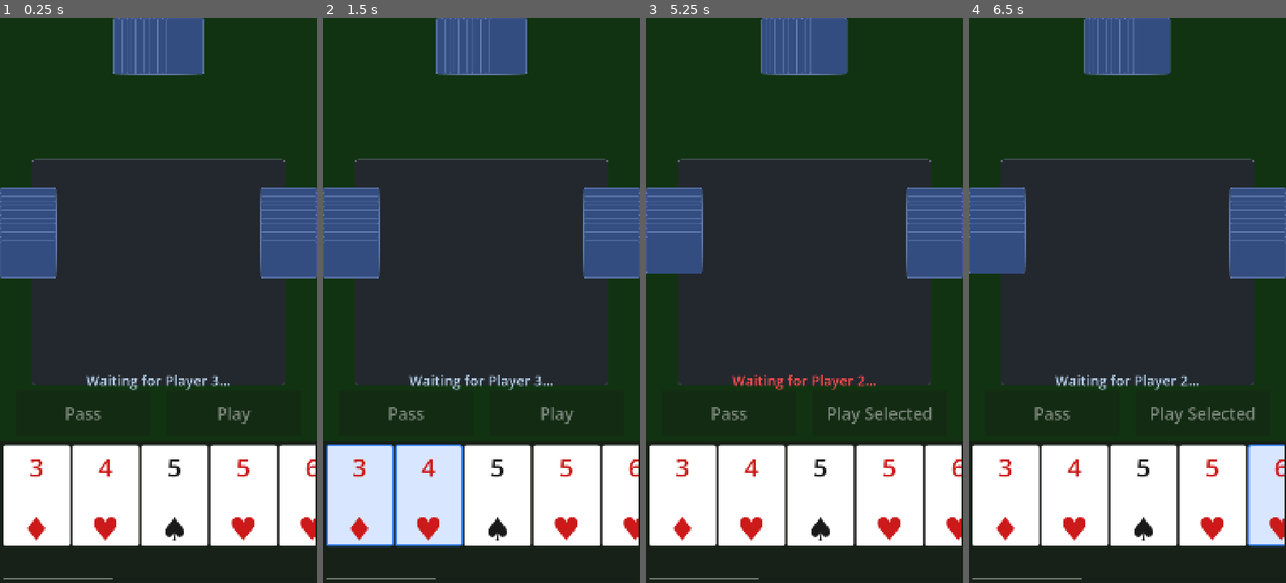
Above: before the commit, frames 1-4 (left to right).
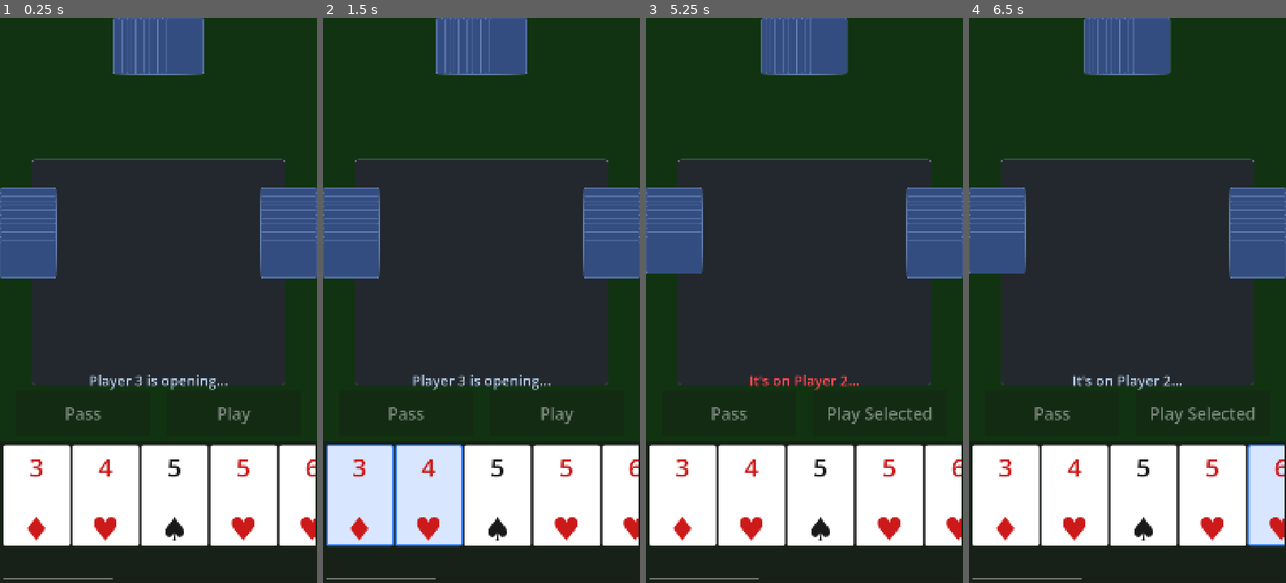
Above: after the commit, the same moments.

Repository: binhrobles/thirteen
Game: Godot game, scene res://scenes/main.tscn
Two runs of this game, one before a commit and one after it. Both use one fixed random seed, a clock stepped at 60 frames per second and the inputs below.
Inputs (mouse positions are in pixels of both pictures, inside the frame that each line leads up to):
- Up to frame 1 (0.25 s): no input
- Up to frame 2 (1.5 s): tap Enter at 0.5 s; move the mouse to (361, 498) at 0.52 s; click (361, 498) at 0.67 s; tap Space at 1.25 s; move the mouse to (427, 498) at 1.27 s; click (427, 498) at 1.42 s
- Up to frame 3 (5.25 s): tap Enter at 2 s; move the mouse to (820, 498) at 2.02 s; click (820, 498) at 2.17 s; tap Space at 2.75 s; move the mouse to (890, 498) at 2.77 s; click (890, 498) at 2.92 s; click "Play Selected" at 3.5 s; click "Play Selected" at 4.25 s; click "Pass" at 5 s
- Up to frame 4 (6.5 s): move the mouse to (1282, 498) at 5.77 s; click (1282, 498) at 5.92 s

The runs differ from the first frame. In frame 1, 0.6% of the frame differs, in the area x 27-73%, y 63-66%; in frame 2, 0.6%; in frame 3, 0.6%; in frame 4, 0.5%.

Commit message:
dialogues

Diff:
--- a/scripts/play_area.gd
+++ b/scripts/play_area.gd
@@ -128,9 +128,9 @@
 	_clear_cards()
 	player_label.text = ""
 	if is_player:
-		status_label.text = "Your turn - play anything!"
+		status_label.text = "Your turn to open!"
 	else:
-		status_label.text = "Waiting for %s..." % player_name
+		status_label.text = "%s is opening..." % player_name
 	show()
 
 
@@ -138,7 +138,7 @@
 	"""Show waiting for another player"""
 	_clear_cards()
 	player_label.text = ""
-	status_label.text = "Waiting for %s..." % player_name
+	status_label.text = "It's on %s..." % player_name
 	show()
 
 
Not shown, added: scripts/game_over_screen.gd.uid
